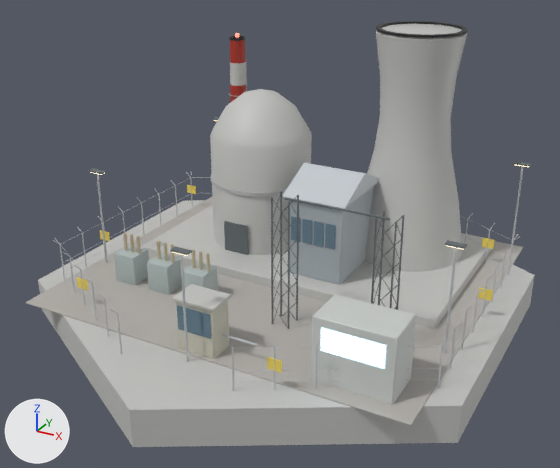
One commit to the glTF model native/godot/assets/art/blender/nuclearReactor.glb: the scene before it, then after it.
The view is the same before and after, from a camera (50 mm lens) standing at (16.2, -30.3, 17.5) and looking at (0.1, -1.0, 2.9). Every picture has the same lights, and +X, +Y and +Z are marked at lower left. The picture after the commit comes second. Vertices at exactly the same position are counted once.

Objects in the first picture: 'cladding', 'dark', 'glass', 'glow_cyan', 'gravel', 'hazard', 'metal', 'paint', 'steel_dark', 'wall_concrete'.
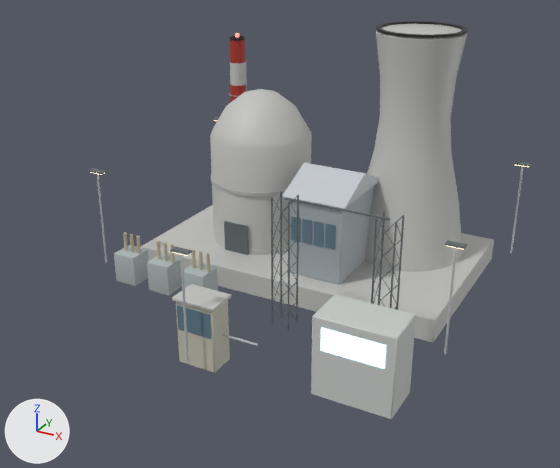
Location of each change, [x1, y1, x2, y2] in pixels of the pictures (560 x 468 px; the box of a moved part takes in the faces that stretch with it):
'wall_concrete', reshaped (29% narrower, 25% shorter): before [38, 24, 535, 447]; after [141, 24, 494, 343]
'gravel', deleted: before [25, 197, 523, 426]
'hazard', deleted: before [77, 185, 495, 373]
part 1 of me_wall_concrete, deleted: before [38, 200, 535, 447]
part 2 of me_wall_concrete, moved or reshaped: before [141, 247, 491, 329]; after [141, 241, 494, 343]

Diff of the bpy script that builds the scene:
```diff
--- a/native/godot/assets/art/blender/nuclearReactor.glb.py
+++ b/native/godot/assets/art/blender/nuclearReactor.glb.py
@@ me_wall_concrete @@
 # used by ob_wall_concrete; location = (0.0, 0.0, 0.0)
 # verts and faces of me_wall_concrete; kept vertices keep their numbers, new ones are numbered from 704
 # before: 12 (-8.0, -1.4, 0.1), 13 (-8.0, -1.4, 0.1), 14 (-8.0, -1.4, 0.1), 18 (-8.0, 8.4, 0.1), 19 (-8.0, 8.4, 0.1)
 # before: 20 (-8.0, 8.4, 0.1), 24 (8.0, -1.4, 0.1) at pixel (433, 329), 25 (8.0, -1.4, 0.1) at pixel (434, 329), 26 (8.0, -1.4, 0.1) at pixel (433, 329), 30 (8.0, 8.4, 0.1)
 # before: 31 (8.0, 8.4, 0.1), 32 (8.0, 8.4, 0.1) at pixel (493, 247)
-me_wall_concrete.from_pydata(...)  # 704 vertices, 1432 faces; spans x -10.7..10.7, y -12.3..12.3, z -1.6..11.7
+me_wall_concrete.from_pydata(...)  # 692 vertices, 1412 faces; spans x -8.0..8.0, y -8.1..8.4, z -0.6..11.7
+# me_wall_concrete part 1: the loose piece of 12 vertices spanning x -10.7..10.7, y -12.3..12.3, z -1.6..0.1 is deleted
+# me_wall_concrete part 2
+for i in [12, 18, 24, 30]: verts[i] += (0.0, 0.0, -0.7)
+for i in [13, 14, 19, 20, 25, 26, 31, 32]: verts[i] += (0.0, 0.0, -0.6)
 me_wall_concrete.materials.append(mat_wall_concrete)
@@ ob_gravel @@
-ob_gravel = bpy.data.objects.new('gravel', me_gravel)
-ob_gravel.location = (0.0, 0.0, 0.0)
@@ ob_hazard @@
-ob_hazard = bpy.data.objects.new('hazard', me_hazard)
-ob_hazard.location = (0.0, 0.0, 0.0)
```
